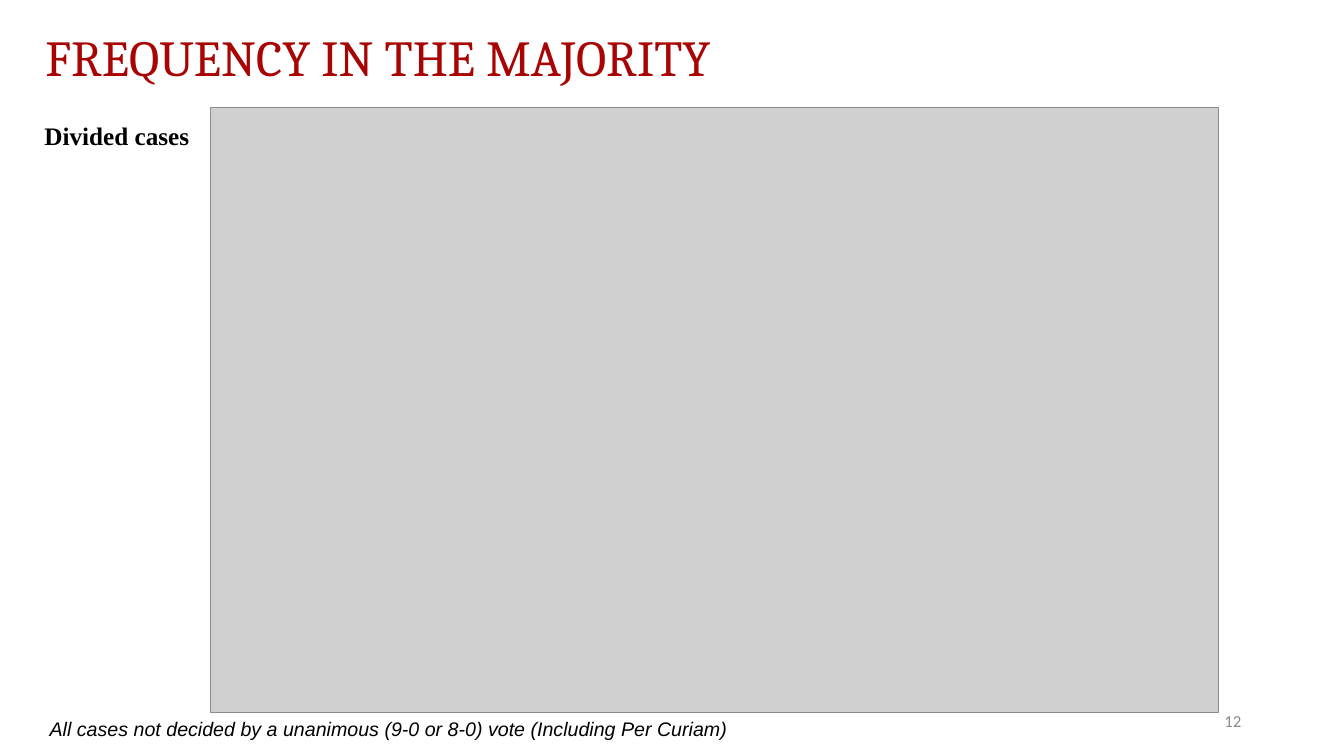
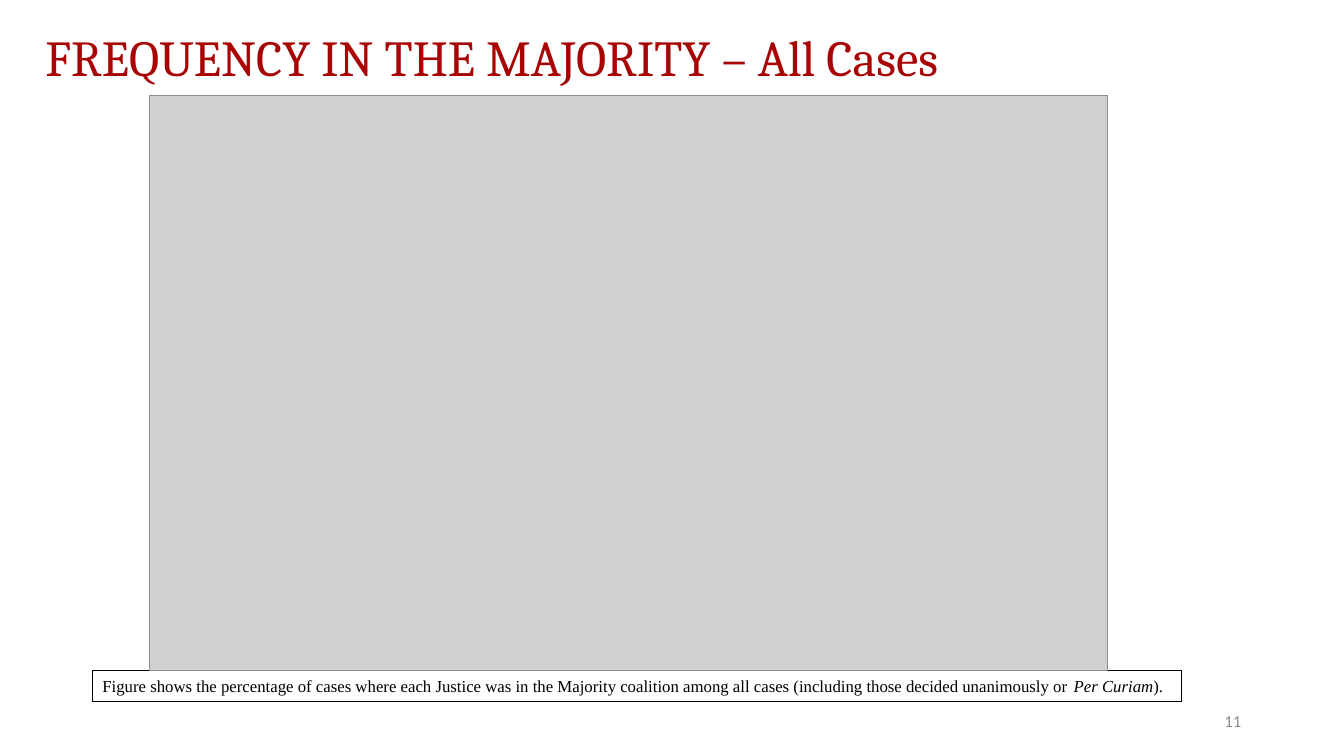
Before and after one commit to JakeTruscott/scotuswatch, a slide deck: slide 11 of Stat Reviews/OT24_StatReview/compilation/SCOTUSBlog/statpack_OT24.pptx (slide 12 before the commit). Drawn at 1344x756 pixels with LibreOffice and Linux fonts; fonts in the diff are those of the drawing; grey boxes stand for pictures. Boxes give left, top, right and bottom in pixels: in the first picture for what was removed or moved away, otherwise in the second. Text is boxed around its words. In the diff, an @@ line names an element or a change of style, - is before the commit and + after.

```diff
--- a/Stat Reviews/OT24_StatReview/compilation/SCOTUSBlog/statpack_OT24.pptx
+++ b/Stat Reviews/OT24_StatReview/compilation/SCOTUSBlog/statpack_OT24.pptx
@@ text at (45,41,938,86): text changed @@
-FREQUENCY IN THE MAJORITY
+FREQUENCY IN THE MAJORITY – All Cases
@@ picture: place and size @@
-picture at (211,108,1219,713)
+picture at (149,96,1107,670)
@@ text removed at (44,127,190,146) @@
-Divided cases
@@ rectangle added at (93,670,1183,701), outline #000000 0.75 pt, 12 pt, text #000000 @@
+Figure shows the percentage of cases where each Justice was in the Majority coalition among all cases (including those decided unanimously or Per Curiam).
@@ page number at (1224,716,1241,727): text changed @@
-12
+11
@@ text removed at (50,721,727,740) @@
-All cases not decided by a unanimous (9-0 or 8-0) vote (Including Per Curiam)
```
Also in this commit, not shown: 8 other slides changed, 4 slides added, 2 slides removed, 6 other files.
